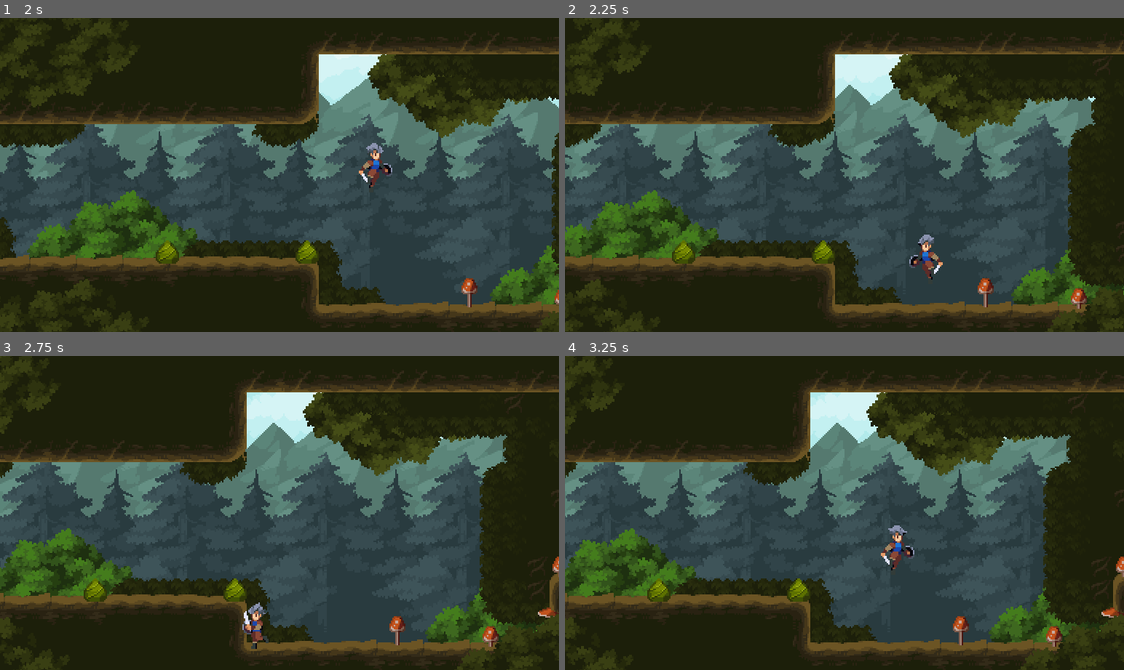
Above: before the commit, frames 1-4 (two rows, left to right).
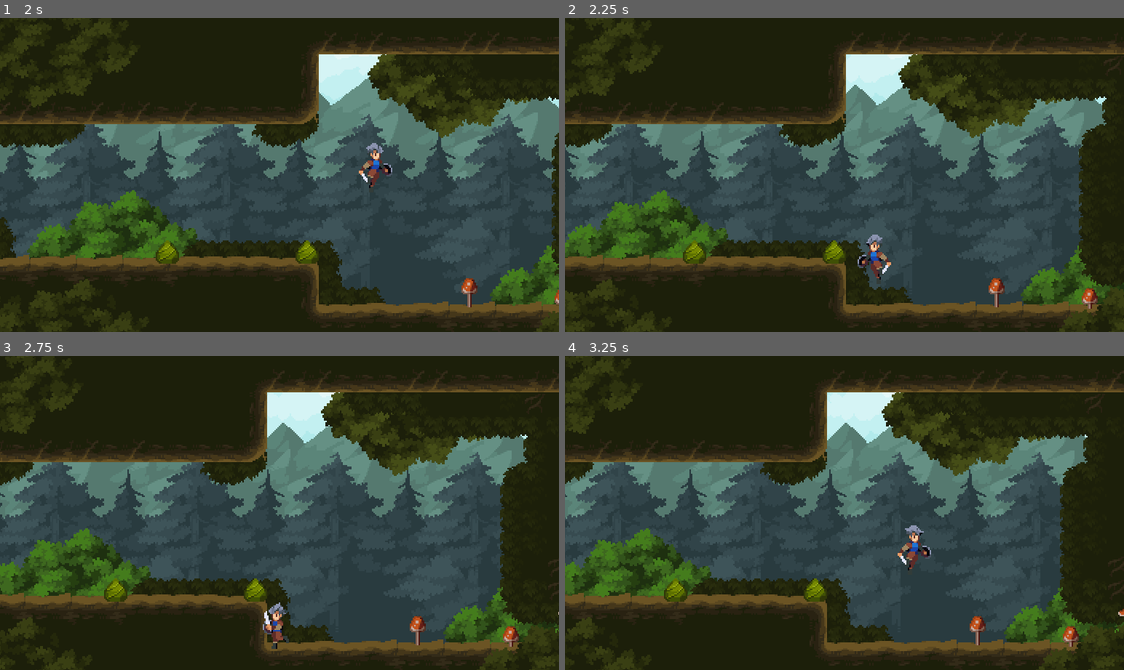
Above: after the commit, the same moments.

Repository: SunChJ/Godot_Learn
Game: Godot game, scene res://world.tscn
The game is run twice, just before and just after one commit, with the same random seed, the same clock (stepped at 60 frames per second) and the same inputs.
Inputs:
- Up to frame 1 (2 s): hold D (move_right) from 0.53 s (still down); tap Space (jump) at 0.77, 1.52 s
- Up to frame 2 (2.25 s): release D (move_right) at 2.03 s; hold A (move_left) from 2.03 s (still down)
- Up to frame 3 (2.75 s): keep holding A (move_left)
- Up to frame 4 (3.25 s): release A (move_left) at 2.78 s; hold D (move_right) from 2.78 s (still down); tap Space (jump) at 3.02 s

Frame 1 is identical in both runs. In frame 2, 13% of the frame differs, in the area x 0-100%, y 0-100%; in frame 3, 19%; in frame 4, 18%.

Commit message:
Char: distinguish Air or Floor acceleration

Diff:
--- a/Legacy Fantasy/player.gd
+++ b/Legacy Fantasy/player.gd
@@ -1,7 +1,8 @@
 extends CharacterBody2D
 
 const RUN_SPEED := 160.0
-const ACCELERATION := RUN_SPEED / 0.2 # 0~RunSpeed needs 0.2s
+const FLOOR_ACCELERATION := RUN_SPEED / 0.2 # 0~RunSpeed needs 0.2s
+const AIR_ACCELERATION := RUN_SPEED / 0.02 # 0~RunSpeed needs 0.2s
 const JUMP_VELOCITY := -320.0 # In 2D - Y direction, jump up means -XXX
 
 
@@ -14,8 +15,8 @@
 	# left -> -1 , right -> 1
 	# left + right -> 0
 	var direction := Input.get_axis("move_left", "move_right")
-
-	velocity.x = move_toward(velocity.x, direction * RUN_SPEED, ACCELERATION * delta)
+	var acceleration := FLOOR_ACCELERATION if is_on_floor() else AIR_ACCELERATION
+	velocity.x = move_toward(velocity.x, direction * RUN_SPEED, acceleration * delta)
 	velocity.y += gravity * delta
 
 	if is_on_floor() and Input.is_action_just_pressed("jump"):
